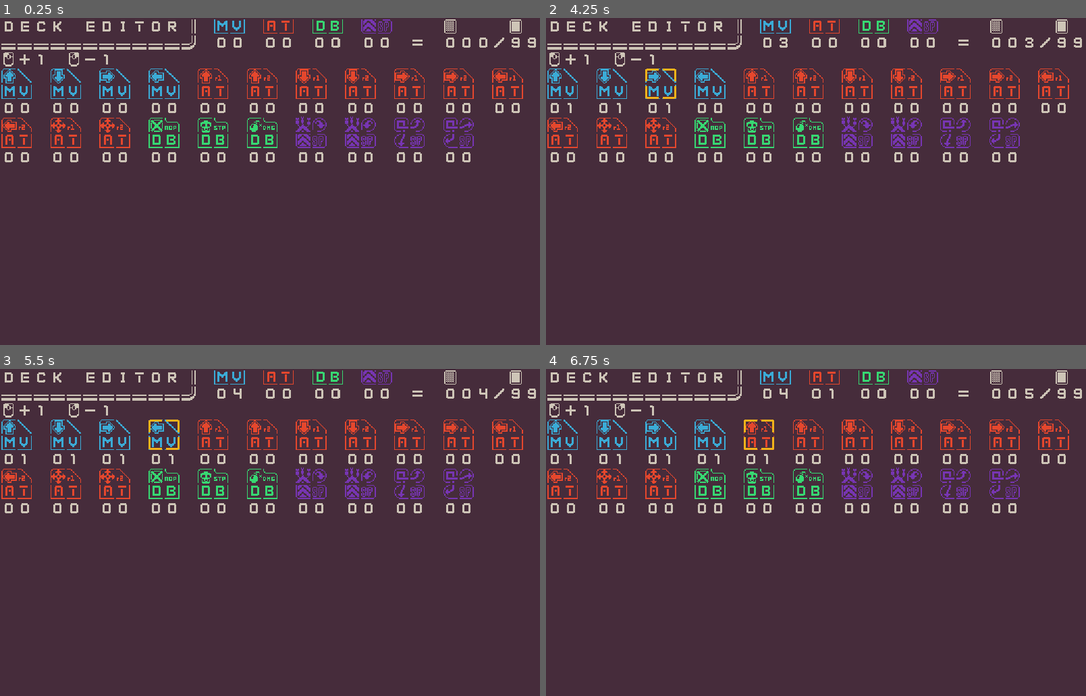
Above: before the commit, frames 1-4 (two rows, left to right).
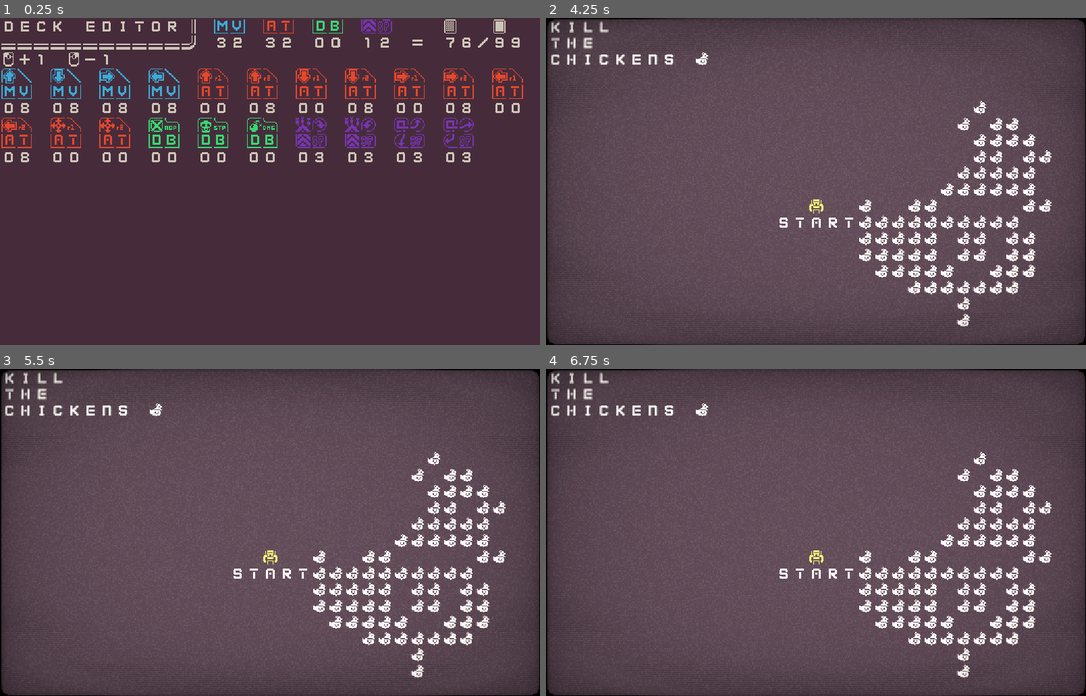
Above: after the commit, the same moments.

Repository: adam-bethell/RoboChess
Game: Godot game, scene res://DeckEditor.tscn
Same seed, same stepped clock (60 frames per second), same inputs: the game is played once before the commit and once after it. This scene is started directly instead of the project's main scene.
Inputs (mouse positions are in pixels of both pictures, inside the frame that each line leads up to):
- Up to frame 1 (0.25 s): no input
- Up to frame 2 (4.25 s): tap Enter at 0.5, 2, 3.5 s; move the mouse to (562, 83) at 0.52 s; click (562, 83) at 0.6 s; tap Space at 1.25, 2.75 s; move the mouse to (562, 89) at 1.27 s; right-click (562, 89) at 1.35 s; click (562, 89) at 1.42 s; move the mouse to (610, 83) at 2.02 s; click (610, 83) at 2.1 s; move the mouse to (610, 89) at 2.77 s; right-click (610, 89) at 2.85 s; click (610, 89) at 2.92 s; move the mouse to (659, 83) at 3.52 s; click (659, 83) at 3.6 s; tap F1 (debug_menu) at 4.15 s
- Up to frame 3 (5.5 s): move the mouse to (113, 440) at 4.27 s; right-click (113, 440) at 4.35 s; click (113, 440) at 4.42 s; tap Space at 5 s; move the mouse to (162, 434) at 5.02 s; click (162, 434) at 5.1 s
- Up to frame 4 (6.75 s): move the mouse to (708, 440) at 5.77 s; right-click (708, 440) at 5.85 s; click (708, 440) at 5.92 s; move the mouse to (756, 434) at 6.52 s; click (756, 434) at 6.6 s

The runs differ from the first frame. In frame 1, 0.5% of the frame differs, in the area x 3-100%, y 0-44%; in frame 2, 67%, in the area x 0-100%, y 0-100%; in frame 3, 67%; in frame 4, 67%.

Commit message:
deck editor is functional

Diff:
--- a/DeckEditor.tscn
+++ b/DeckEditor.tscn
@@ -27,7 +27,7 @@
 tile_set = ExtResource( 1 )
 cell_size = Vector2( 16, 16 )
 format = 1
-tile_data = PoolIntArray( 13, 56, 0, 14, 57, 0, 16, 59, 0, 17, 60, 0, 19, 65, 0, 20, 66, 0, 22, 146, 0, 23, 145, 0, 27, 105, 0, 31, 106, 0, 65549, 42, 0, 65550, 42, 0, 65552, 42, 0, 65553, 42, 0, 65555, 42, 0, 65556, 42, 0, 65558, 42, 0, 65559, 42, 0, 65561, 163, 0, 65563, 42, 0, 65564, 42, 0, 65565, 42, 0, 65566, 164, 0, 65567, 53, 0, 65568, 53, 0 )
+tile_data = PoolIntArray( 13, 56, 0, 14, 57, 0, 16, 59, 0, 17, 60, 0, 19, 65, 0, 20, 66, 0, 22, 146, 0, 23, 145, 0, 27, 105, 0, 30, 106, 0, 65549, 42, 0, 65550, 42, 0, 65552, 42, 0, 65553, 42, 0, 65555, 42, 0, 65556, 42, 0, 65558, 42, 0, 65559, 42, 0, 65561, 163, 0, 65563, 42, 0, 65564, 42, 0, 65565, 164, 0, 65566, 53, 0, 65567, 53, 0 )
 script = ExtResource( 4 )
 
 [node name="Cards" type="Node2D" parent="."]
--- a/Scripts/CardCounter.gd
+++ b/Scripts/CardCounter.gd
@@ -16,12 +16,18 @@
 		count += 1
 	elif event.is_action("context") && event.is_pressed() && not event.is_echo():
 		count -= 1
+	else:
+		return
 
-	if count > 16:
+	if count > 99:
 		count = 0
 	elif count < 0:
-		count = 16
+		count = 99
 
+	_update_counter()
+
+func set_count(_count):
+	count = _count
 	_update_counter()
 
 func _val_to_string(val):
--- a/Scripts/DebugMenu.gd
+++ b/Scripts/DebugMenu.gd
@@ -4,8 +4,14 @@
 
 func _ready():
 	$ItemList.connect("item_activated", self, "load_level")
+
 	for level_data in CampaignData.levels:
 		$ItemList.add_item(level_data["name"])
+	$ItemList.add_item("Deck Editor")
 
 func load_level(index):
-	emit_signal("load_level", index)
+	if index < CampaignData.levels.size():
+		emit_signal("load_level", index)
+
+	if $ItemList.get_item_text(index) == "Deck Editor":
+		get_tree().change_scene("res://DeckEditor.tscn")
--- a/Scripts/DeckEditor.gd
+++ b/Scripts/DeckEditor.gd
@@ -3,6 +3,8 @@
 var deck = {}
 
 func _ready():
+	deck = Globals.player_deck
+
 	$Metrics.set_deck(deck)
 	$Cards.set_deck(deck)
 	$Cards.connect("card_count_updated", self, "_on_card_count_updated")
@@ -10,7 +12,7 @@
 func _on_card_count_updated (card_data, count):
 	var original_count = 0
 	if deck.has(card_data["name"]):
-		original_count = card_data["name"]
+		original_count = deck[card_data["name"]]
 
 	if count == 0:
 		deck.erase(card_data["name"])
@@ -18,7 +20,14 @@
 		deck[card_data["name"]] = count
 
 	var result = $Metrics.set_deck(deck)
+	print(result)
 	if not result:
 		deck[card_data["name"]] = original_count
 		$Metrics.set_deck(deck)
 		$Cards.set_deck(deck)
+
+	Globals.player_deck = deck
+
+func _process(_delta):
+	if Input.is_action_just_pressed("debug_menu"):
+		get_tree().change_scene("res://_GameController.tscn")
--- a/Scripts/DeckEditorCards.gd
+++ b/Scripts/DeckEditorCards.gd
@@ -6,7 +6,7 @@
 var Counter = preload("res://CardCounter.tscn")
 
 var cards = []
-var counters = []
+var counters = {}
 
 func _ready():
 	var x = 0
@@ -23,7 +23,7 @@
 		counter.connect("count_updated", self, "_on_card_count_updated")
 		prog.add_child(counter)
 		counter.card_data = card
-		counters.push_back(counter)
+		counters[card_name] = counter
 
 		prog.transform.origin = coord_to_pos(x, y)
 		x += 1
@@ -33,7 +33,7 @@
 
 func set_deck(deck):
 	for card_name in deck:
-		pass
+		counters[card_name].set_count(deck[card_name])
 
 func coord_to_pos (x, y) -> Vector2:
 	return Vector2(x*48,y*48)
--- a/Scripts/DeckEditorMetrics.gd
+++ b/Scripts/DeckEditorMetrics.gd
@@ -44,11 +44,10 @@
 	set_cell(23,1,get_tileset().find_tile_by_name(text[2]))
 
 	text = _val_to_string(count_total)
-	set_cell(27,1,get_tileset().find_tile_by_name(text[0]))
-	set_cell(28,1,get_tileset().find_tile_by_name(text[1]))
-	set_cell(29,1,get_tileset().find_tile_by_name(text[2]))
+	set_cell(27,1,get_tileset().find_tile_by_name(text[1]))
+	set_cell(28,1,get_tileset().find_tile_by_name(text[2]))
 
-	if count_mv > 99 || count_at > 99 || count_db > 99 || count_sp > 99:
+	if count_mv > 99 or count_at > 99 or count_db > 99 or count_sp > 99 or count_total > 99:
 		return false
 	return true
 
--- a/Scripts/GameController.gd
+++ b/Scripts/GameController.gd
@@ -27,33 +27,7 @@
 	add_child(current_level)
 	var level_data = load(CampaignData.levels[index]["map_data"]).instance()
 
-	var card_names = []
-	card_names.push_back("Swap NS")
-	card_names.push_back(8)
-	card_names.push_back("Swap EW")
-	card_names.push_back(8)
-	card_names.push_back("Rotate CW")
-	card_names.push_back(8)
-	card_names.push_back("Rotate ACW")
-	card_names.push_back(8)
-	card_names.push_back("Move North")
-	card_names.push_back(8)
-	card_names.push_back("Move South")
-	card_names.push_back(8)
-	card_names.push_back("Move East")
-	card_names.push_back(8)
-	card_names.push_back("Move West")
-	card_names.push_back(8)
-	card_names.push_back("Attack North 2")
-	card_names.push_back(3)
-	card_names.push_back("Attack South 2")
-	card_names.push_back(3)
-	card_names.push_back("Attack East 2")
-	card_names.push_back(3)
-	card_names.push_back("Attack West 2")
-	card_names.push_back(3)
-
-	current_level.setup(level_data, card_names)
+	current_level.setup(level_data, player_deck_to_list())
 
 	current_level.connect("game_over", self, "game_over")
 	current_level.connect("level_complete", self, "level_complete")
@@ -77,3 +51,10 @@
 			remove_child(debug_menu)
 			debug_menu.queue_free()
 			debug_menu = null
+
+func player_deck_to_list():
+	var card_list = []
+	for card_name in Globals.player_deck:
+		card_list.push_back(card_name)
+		card_list.push_back(Globals.player_deck[card_name])
+	return card_list
--- a/Scripts/Globals.gd
+++ b/Scripts/Globals.gd
@@ -6,3 +6,19 @@
 var grabbed_prog = null
 var mouse_follower_overider = null
 var mouse_follower_overider_owner = null
+
+var player_deck = {}
+
+func _ready():
+	player_deck["Swap NS"] = 3
+	player_deck["Swap EW"] = 3
+	player_deck["Rotate CW"] = 3
+	player_deck["Rotate ACW"] = 3
+	player_deck["Move North"] = 8
+	player_deck["Move South"] = 8
+	player_deck["Move East"] = 8
+	player_deck["Move West"] = 8
+	player_deck["Attack North 2"] = 8
+	player_deck["Attack South 2"] = 8
+	player_deck["Attack East 2"] = 8
+	player_deck["Attack West 2"] = 8
--- a/Scripts/LevelController.gd
+++ b/Scripts/LevelController.gd
@@ -115,15 +115,20 @@
 	elif is_level_complete:
 		emit_signal("level_complete")
 	else:
+		var previous_player = current_player
 		turn_order.push_back(current_player)
 		current_player = turn_order.pop_front()
+		if previous_player.health <= 0:
+			_on_player_died(previous_player)
 		current_player.start_turn()
 		$TurnOrder.update_order(current_player, turn_order)
 
 func _on_player_died(player):
 	if player == human_player:
 		is_game_over = true
-	else:
+	elif player != current_player:
+		# Dying during your own turn causes all kinds of problems
+		# Instead check for death as part of _on_turn_ended()
 		enemy_players.erase(player)
 		turn_order.erase(player)
 		if enemy_players.empty():
